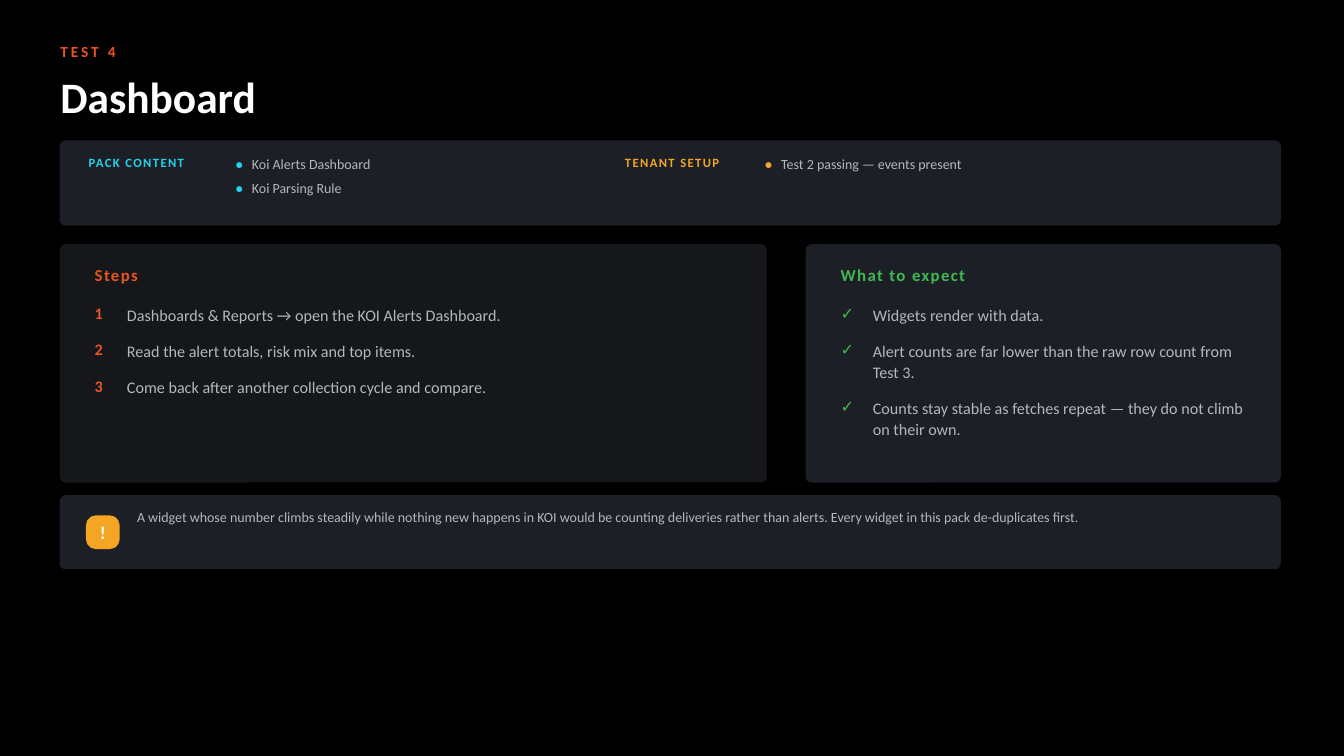
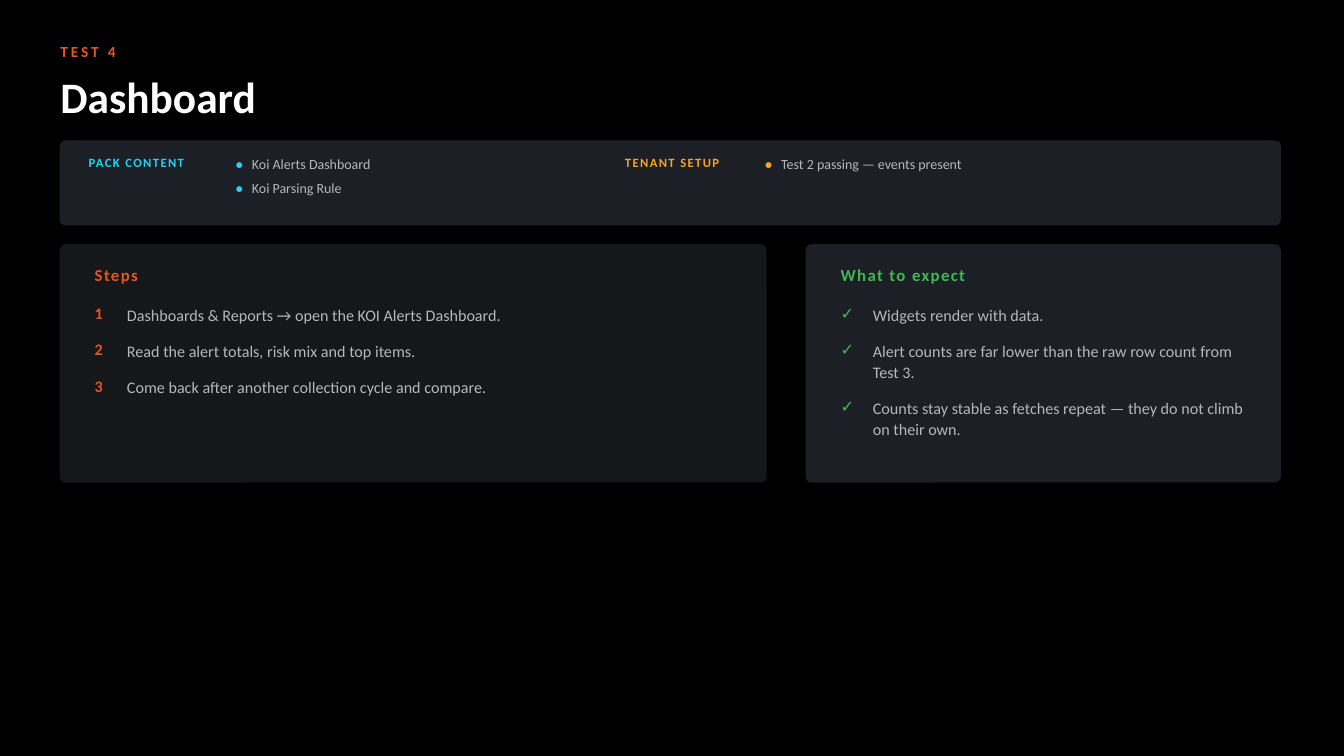
Before and after one commit to ayman-m/koi-xsiam-pack, a slide deck: slide 10 of docs/KOI_Content_Pack_Test_Guide.pptx. Drawn at 1344x756 pixels with LibreOffice and Linux fonts; fonts in the diff are those of the drawing. Boxes give left, top, right and bottom in pixels: in the first picture for what was removed or moved away, otherwise in the second. Text is boxed around its words. In the diff, an @@ line names an element or a change of style, - is before the commit and + after.

```diff
--- a/docs/KOI_Content_Pack_Test_Guide.pptx
+++ b/docs/KOI_Content_Pack_Test_Guide.pptx
@@ rounded rectangle removed at (60, 496, 1280, 569) @@
@@ rounded rectangle removed at (87, 516, 119, 548) @@
@@ text removed at (87, 516, 119, 548) @@
-!
@@ text removed at (137, 512, 1079, 525) @@
-A widget whose number climbs steadily while nothing new happens in KOI would be counting deliveries rather than alerts. Every widget in this pack de-duplicates first.
```
Also in this commit, not shown: 13 other slides changed, 1 slide removed, 2 other files.
